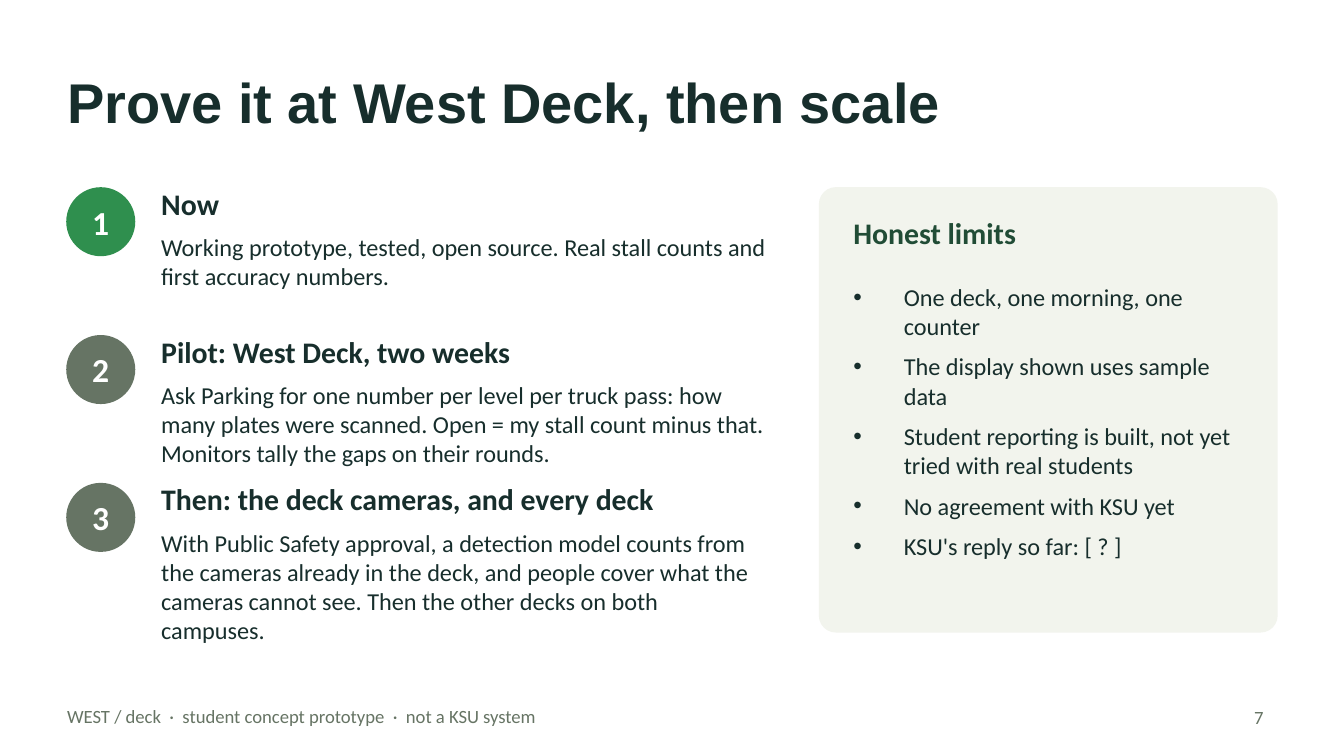
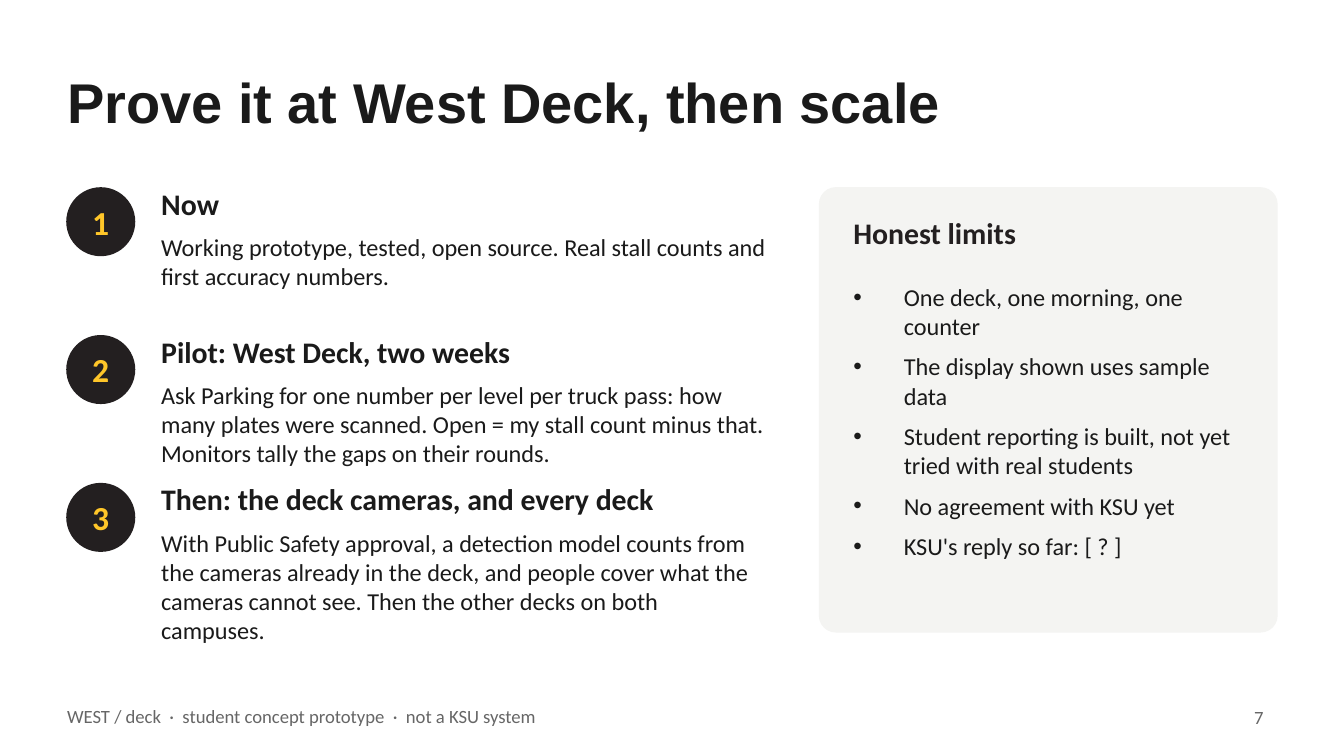
Before and after one commit to boots59/park.ai, a slide deck: slide 7 of submission/WEST-deck-pitch-DRAFT.pptx. Drawn at 1344x756 pixels with LibreOffice and Linux fonts; fonts in the diff are those of the drawing. Boxes give left, top, right and bottom in pixels: in the first picture for what was removed or moved away, otherwise in the second. Text is boxed around its words. In the diff, an @@ line names an element or a change of style, - is before the commit and + after.

```diff
--- a/submission/WEST-deck-pitch-DRAFT.pptx
+++ b/submission/WEST-deck-pitch-DRAFT.pptx
@@ ellipse at [67, 188, 134, 255]: fill #2F8F4E to #231F20; outline #2F8F4E 1 pt to #231F20 1 pt @@
@@ rounded rectangle at [820, 188, 1277, 632]: fill #F2F4ED to #F4F4F2; outline #F2F4ED 1 pt to #F4F4F2 1 pt @@
@@ text "Honest limits" at [853, 223, 1016, 245]: text colour #214C36 to #231F20 @@
@@ text colour #172E2C to #1A1A1A in 8 elements at [67, 82, 940, 132], [161, 195, 219, 216], [161, 239, 765, 289], [161, 342, 510, 367], [161, 387, 763, 466], [161, 489, 654, 515], [161, 535, 748, 610], [904, 289, 1231, 559] @@
@@ ellipse at [67, 336, 134, 403]: fill #667464 to #231F20; outline #667464 1 pt to #231F20 1 pt @@
@@ text colour #FFFFFF to #FFC629 in 3 elements at [92, 213, 109, 235], [92, 360, 109, 382], [92, 508, 109, 531] @@
@@ ellipse at [67, 484, 134, 551]: fill #667464 to #231F20; outline #667464 1 pt to #231F20 1 pt @@
```
Also in this commit, not shown: 7 other slides changed, 7 other files.
